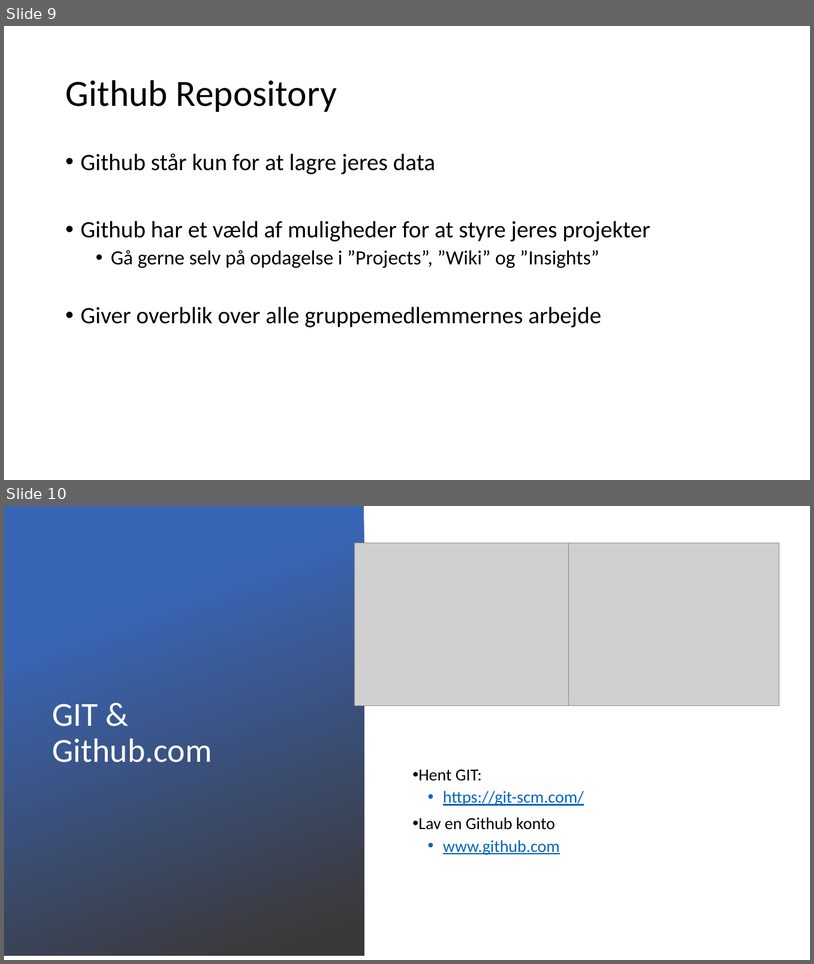
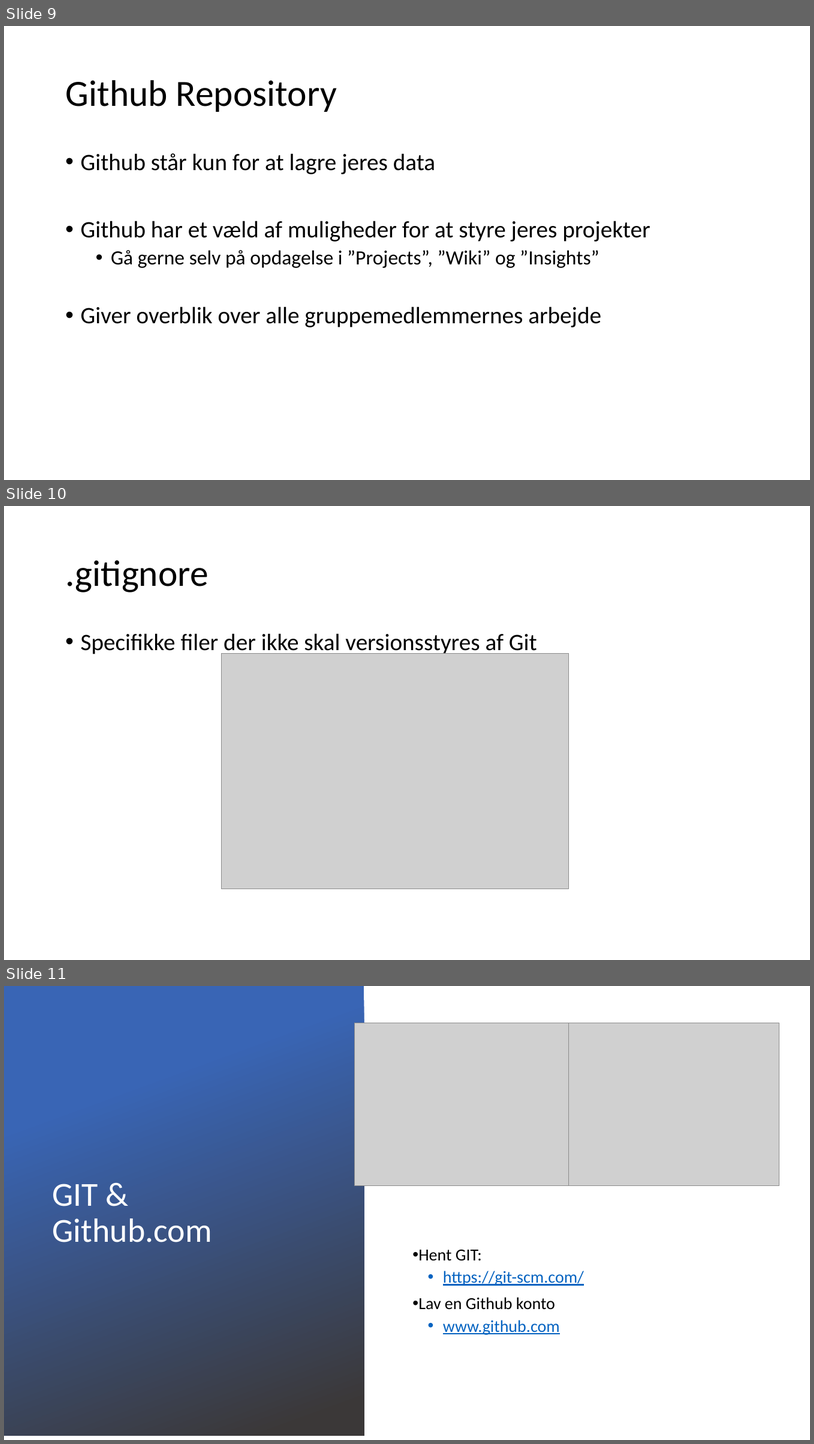
Before and after one commit to Paepke-cph/Git-Workshop, a slide deck: Docs/Versionsstyring.pptx. Shown one above the other, each under a label of ours: slides 9 and 10 before the commit, slides 9, 10 and 11 after it. The pictures are 814x964 and 814x1444 pixels, drawn with LibreOffice and Linux fonts; fonts in the diff are those of the drawing; grey boxes stand for pictures; background and template pictures are left out. Boxes give left, top, right and bottom in pixels: in the first picture for what was removed or moved away, otherwise in the second. Text is boxed around its words. In the diff, an @@ line names an element or a change of style, - is before the commit and + after.

Commit message:
Done

```diff
--- a/Docs/Versionsstyring.pptx
+++ b/Docs/Versionsstyring.pptx
@@ slide 10 added at <box>4,506,810,960</box>, background #FFFFFF @@
@@ title added at <box>65,560,209,592</box>, 44 pt, text #000000 @@
+.gitignore
@@ text added at <box>81,633,537,656</box>, 28 pt, text #000000 @@
+• Specifikke filer der ikke skal versionsstyres af Git
@@ picture added at <box>222,653,569,888</box> @@
@@ what was slide 10 is now slide 11 @@
```
Also in this commit, not shown: 4 slides changed.
